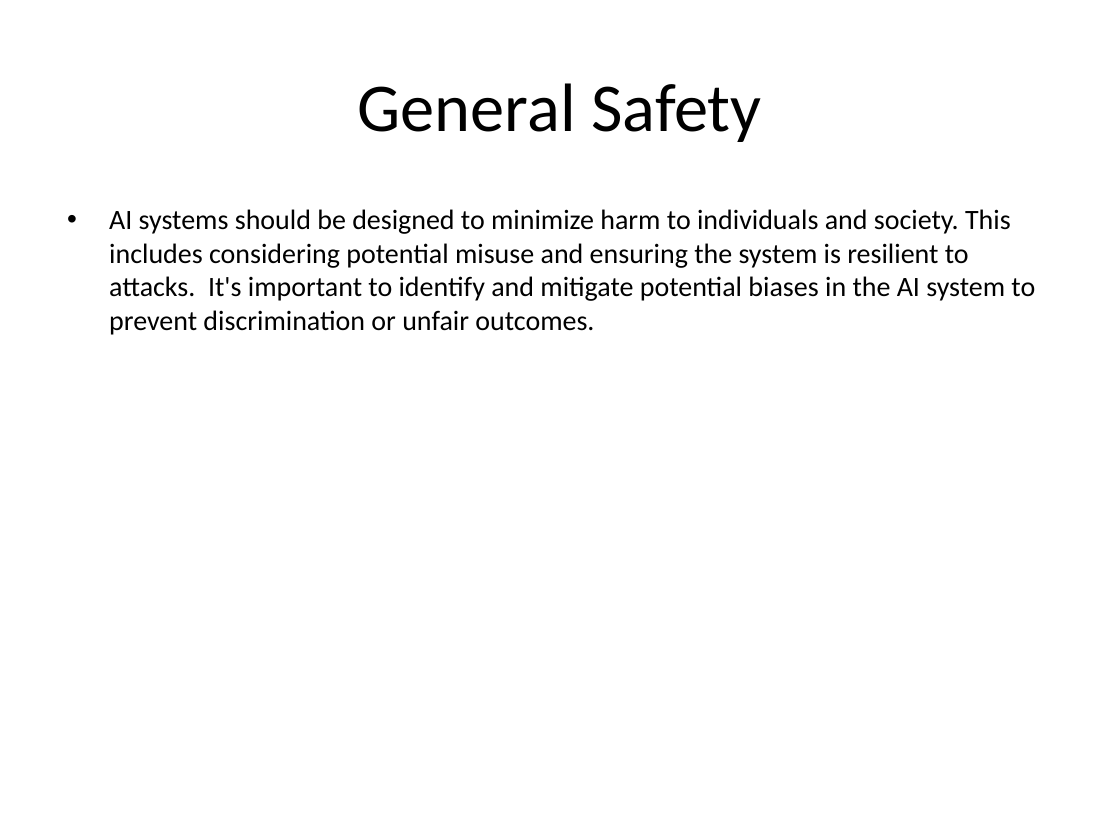
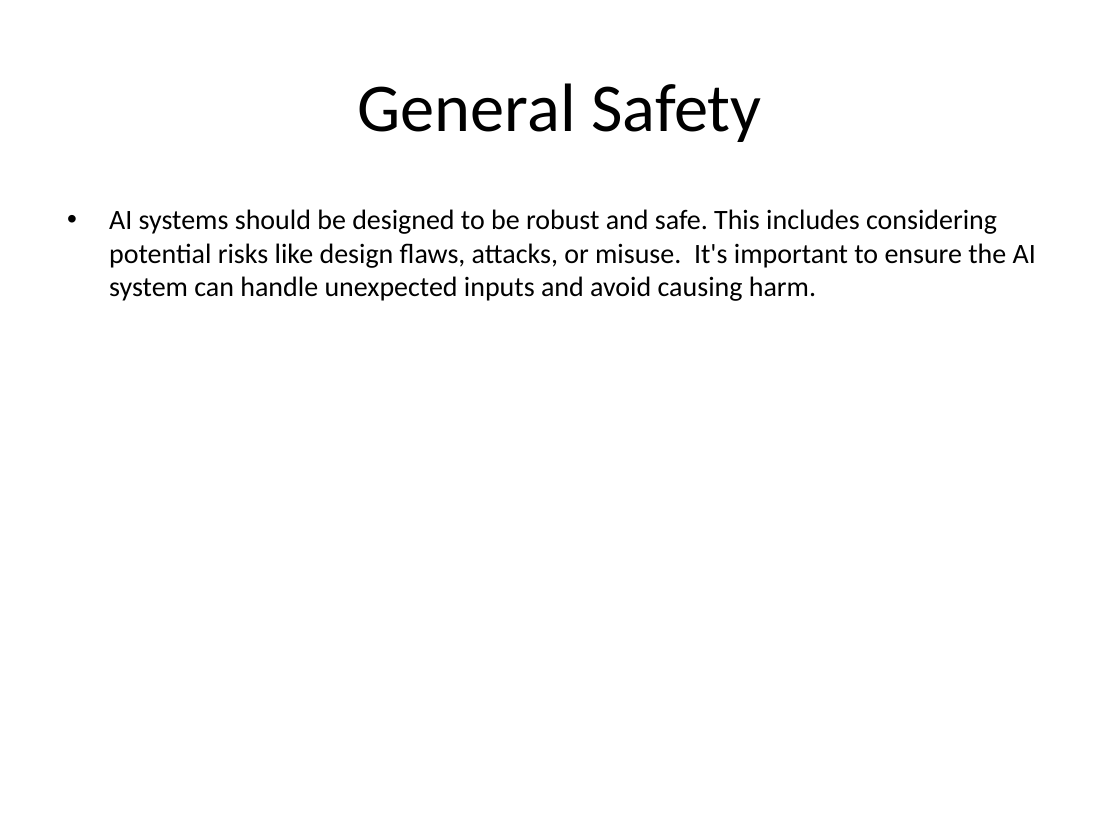
Before and after one commit to soumyajee/PPT_Slide_Agents, a slide deck: slide 12 of presentation.pptx. Drawn at 1120x840 pixels with LibreOffice and Linux fonts; fonts in the diff are those of the drawing. Boxes give left, top, right and bottom in pixels: in the first picture for what was removed or moved away, otherwise in the second. Text is boxed around its words. In the diff, an @@ line names an element or a change of style, - is before the commit and + after.

```diff
--- a/presentation.pptx
+++ b/presentation.pptx
@@ text at box(109, 209, 1036, 301): text changed @@
-• AI systems should be designed to minimize harm to individuals and society. This includes considering potential misuse and ensuring the system is resilient to attacks. It's important to identify and mitigate potential biases in the AI system to prevent discrimination or unfair outcomes.
+• AI systems should be designed to be robust and safe. This includes considering potential risks like design flaws, attacks, or misuse. It's important to ensure the AI system can handle unexpected inputs and avoid causing harm.
```
Also in this commit, not shown: 37 other slides changed.
